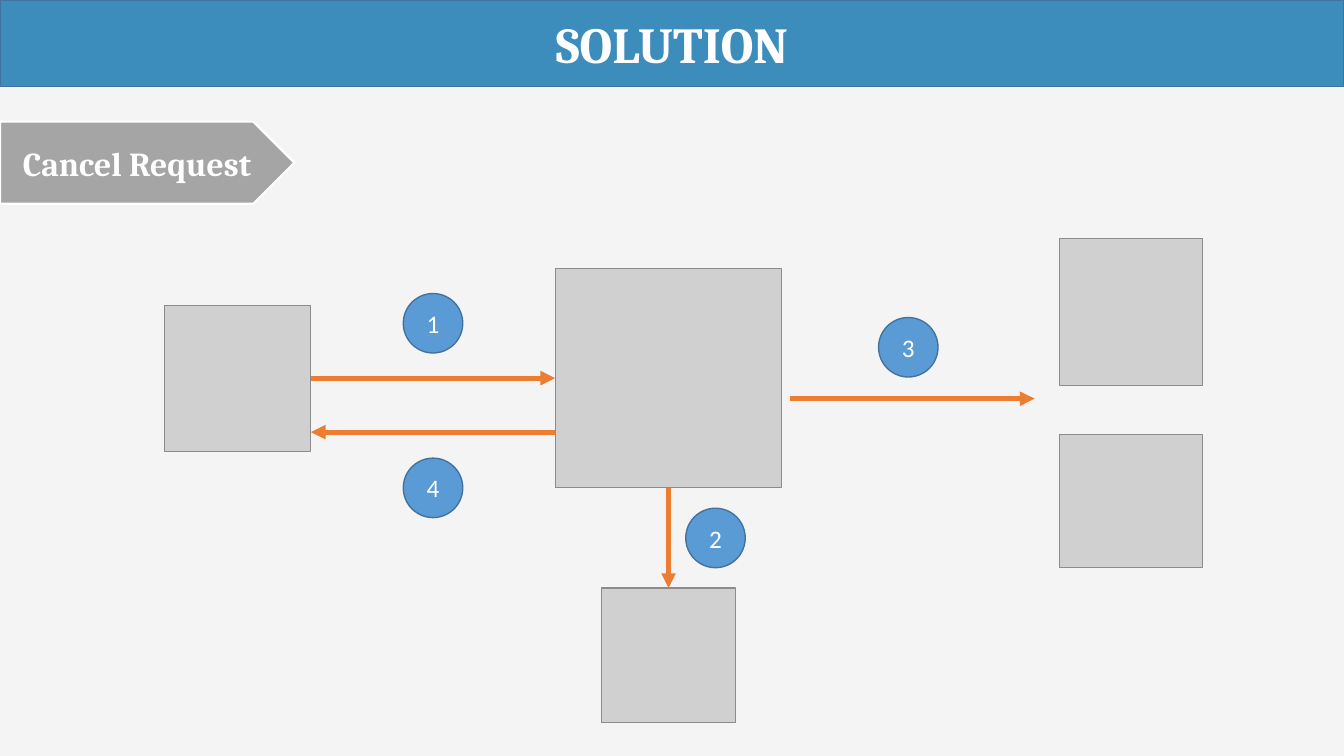
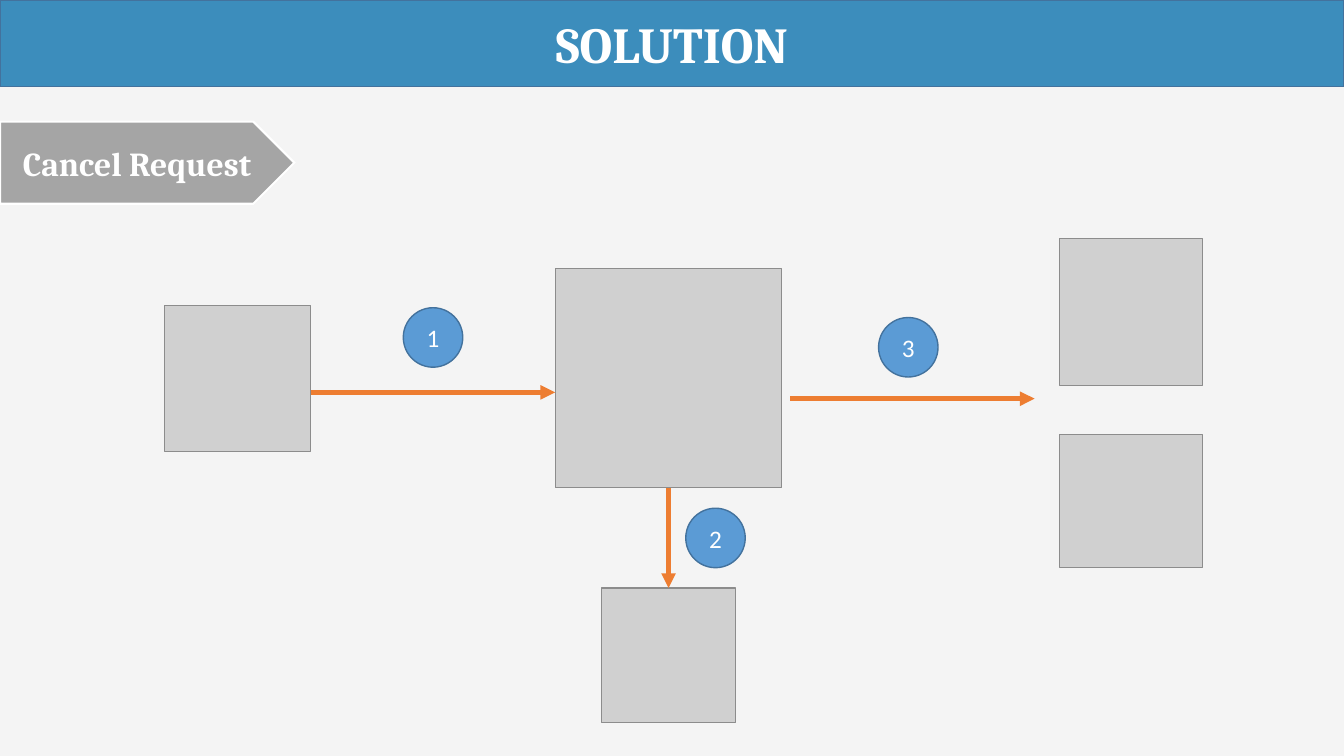
Before and after one commit to haltt051093/IMS-datacenter, a slide deck: slide 22 of Document/Presentation/IMS_20160408_Presentation.pptx. Drawn at 1344x756 pixels with LibreOffice and Linux fonts; fonts in the diff are those of the drawing; grey boxes stand for pictures. Boxes give left, top, right and bottom in pixels: in the first picture for what was removed or moved away, otherwise in the second. Text is boxed around its words. In the diff, an @@ line names an element or a change of style, - is before the commit and + after.

```diff
--- a/Document/Presentation/IMS_20160408_Presentation.pptx
+++ b/Document/Presentation/IMS_20160408_Presentation.pptx
@@ ellipse "1": place and size @@
-ellipse "1" at box(403, 293, 463, 353)
+ellipse "1" at box(403, 308, 463, 367)
@@ arrow moved from (311, 378) - (556, 378) to (311, 392) - (556, 392) @@
@@ arrow removed from (556, 433) to (311, 433) @@
@@ ellipse removed at box(403, 459, 463, 518) @@
-4
```
Also in this commit, not shown: 4 other slides changed, 3 slides added, 1 slide removed.
